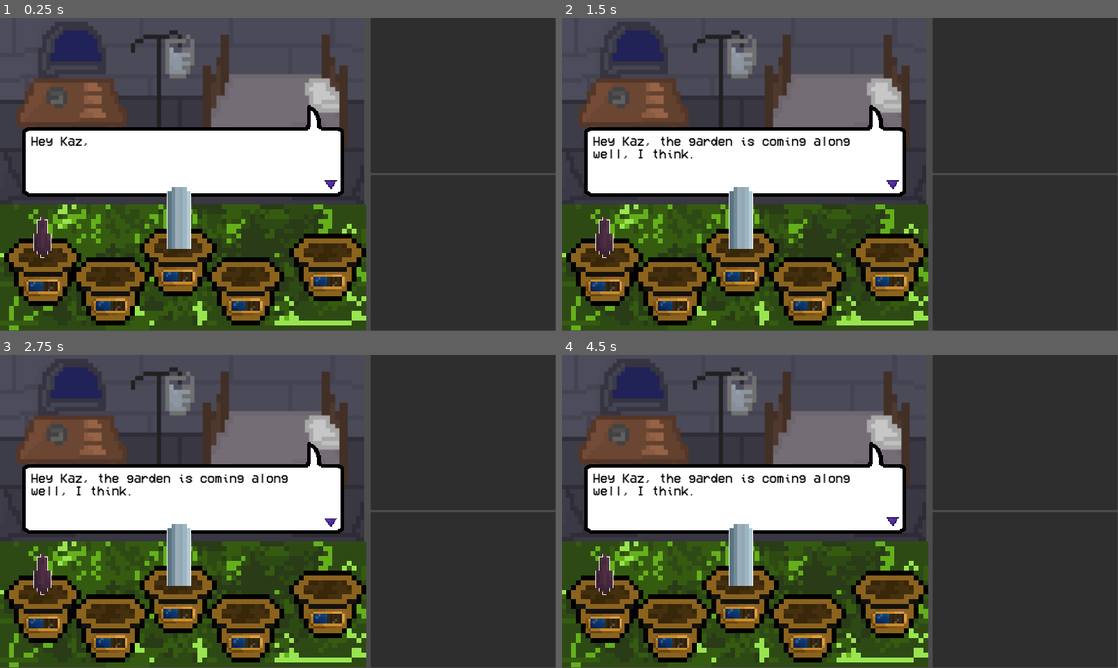
Above: before the commit, frames 1-4 (two rows, left to right).
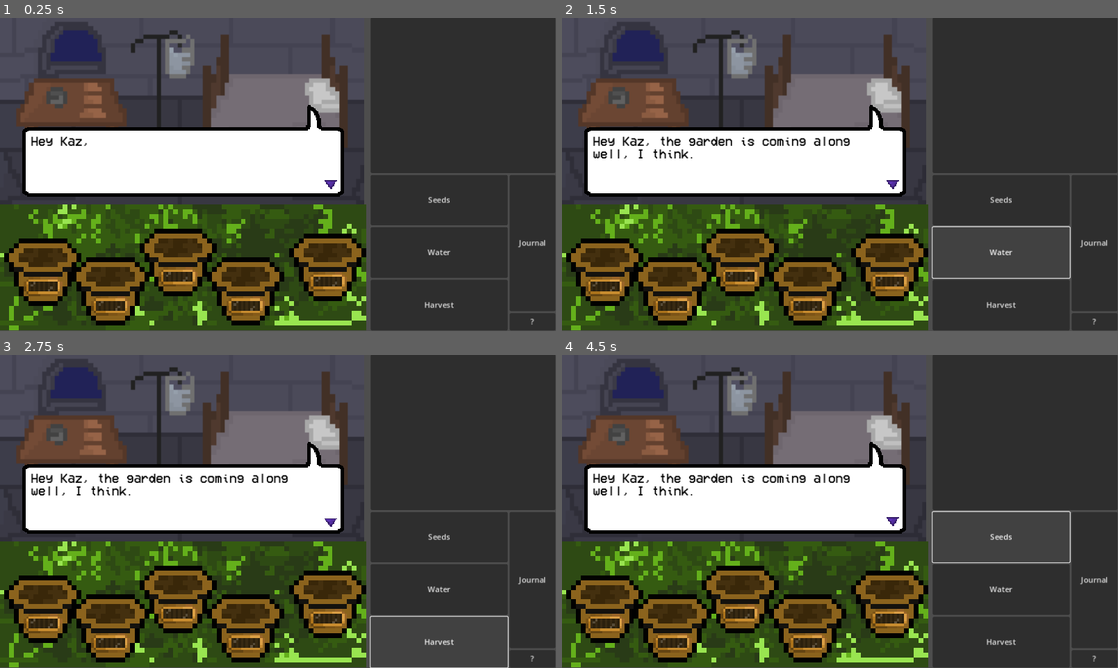
Above: after the commit, the same moments.

Repository: Chasmessian/Shadow-Alchemy
Game: Godot game, scene res://world.tscn
The game is run twice, just before and just after one commit, with the same random seed, the same clock (stepped at 60 frames per second) and the same inputs.
Inputs (mouse positions are in pixels of both pictures, inside the frame that each line leads up to):
- Up to frame 1 (0.25 s): no input
- Up to frame 2 (1.5 s): click (1001, 199) at 0.5 s, where only the run after the commit has a clickable "Seeds"; click (1001, 252) at 1.25 s, where only the run after the commit has a clickable "Water"
- Up to frame 3 (2.75 s): click (439, 642) at 2 s, where only the run after the commit has a clickable "Harvest"
- Up to frame 4 (4.5 s): click (1095, 580) at 2.75 s, where only the run after the commit has a clickable "Journal"; click (1095, 658) at 3.5 s, where only the run after the commit has a clickable "?"; click (1001, 536) at 4.25 s, where only the run after the commit has a clickable "Seeds"

The runs differ from the first frame. In frame 1, 2.2% of the frame differs, in the area x 5-100%, y 50-100%; in frame 2, 2.3%; in frame 3, 2.3%; in frame 4, 2.3%.

Commit message:
gardening done (still needs picking seeds)

Diff:
--- a/Ingredients/Base/plant.gd
+++ b/Ingredients/Base/plant.gd
@@ -2,24 +2,22 @@
 extends Node2D
 var growthStage = 0
 var totalStages = null
-var ingredient = null
-var amount = 1
-var stageProgress = 0 #fills up slowly, when hits 100, reaches next stage and needs water
-var isWatering = false
+@export var ingredient : PackedScene = null
+@export var amount = 1
 @onready var sprite = $AnimatedSprite2D
 func _ready():
 	totalStages = sprite.sprite_frames.get_frame_count("default")-1 #minus one because it is zero indexed
 
 func finishedWaterLevel(): #when stageProgress reaches 100
 	growthStage +=1
-	isWatering = false
-	if(growthStage < totalStages):
-		sprite.sprite_frames.frame += 1
+	if(growthStage <= totalStages):
+		sprite.frame += 1
+		return true
+	else:
+		queue_free()
+		return false
 
 func harvest():
 	if(growthStage == totalStages):
 		Inventory.add(ingredient, amount)
 	queue_free()
-func startWater():
-	if(isWatering):
-		return false
--- a/Ingredients/Base/plant.tscn
+++ b/Ingredients/Base/plant.tscn
@@ -20,4 +20,3 @@
 [node name="AnimatedSprite2D" type="AnimatedSprite2D" parent="."]
 texture_filter = 1
 material = SubResource("ShaderMaterial_aawib")
-scale = Vector2(8, 8)
--- a/Ingredients/Batwort/batwortPlant.tscn
+++ b/Ingredients/Batwort/batwortPlant.tscn
@@ -1,7 +1,8 @@
-[gd_scene load_steps=6 format=3 uid="uid://cuvrxqxqk551l"]
+[gd_scene load_steps=7 format=3 uid="uid://cuvrxqxqk551l"]
 
 [ext_resource type="PackedScene" uid="uid://b3pudbev0ul1q" path="res://Ingredients/Base/plant.tscn" id="1_t5yph"]
 [ext_resource type="Texture2D" uid="uid://bk0tgwafkw0hw" path="res://Ingredients/Batwort/batwort.png" id="2_06ua2"]
+[ext_resource type="PackedScene" uid="uid://cl7m8tj5g8x34" path="res://Ingredients/Batwort/Batwort.tscn" id="2_18wc4"]
 
 [sub_resource type="AtlasTexture" id="AtlasTexture_b3aaa"]
 atlas = ExtResource("2_06ua2")
@@ -27,6 +28,7 @@
 
 [node name="Plant" instance=ExtResource("1_t5yph")]
 material = null
+ingredient = ExtResource("2_18wc4")
 
 [node name="AnimatedSprite2D" parent="." index="0"]
 position = Vector2(-0.5, -6)
--- /dev/null
+++ b/LowerUIButtons.gd
@@ -0,0 +1,3 @@
+extends HBoxContainer
+func ChangeMode(mode):
+	Garden.mode = mode
--- /dev/null
+++ b/LowerUIButtons.tscn
@@ -0,0 +1,47 @@
+[gd_scene load_steps=2 format=3 uid="uid://b020rgq1ep5nu"]
+
+[ext_resource type="Script" path="res://LowerUIButtons.gd" id="1_gvwqw"]
+
+[node name="Lower UI" type="HBoxContainer"]
+size_flags_horizontal = 3
+size_flags_vertical = 3
+script = ExtResource("1_gvwqw")
+
+[node name="VBoxContainer" type="VBoxContainer" parent="."]
+layout_mode = 2
+size_flags_horizontal = 3
+size_flags_stretch_ratio = 3.0
+
+[node name="Seeds" type="Button" parent="VBoxContainer"]
+layout_mode = 2
+size_flags_vertical = 3
+text = "Seeds"
+
+[node name="Water" type="Button" parent="VBoxContainer"]
+layout_mode = 2
+size_flags_vertical = 3
+text = "Water"
+
+[node name="Harvest" type="Button" parent="VBoxContainer"]
+layout_mode = 2
+size_flags_vertical = 3
+text = "Harvest"
+
+[node name="VBoxContainer2" type="VBoxContainer" parent="."]
+layout_mode = 2
+size_flags_horizontal = 3
+
+[node name="Journal" type="Button" parent="VBoxContainer2"]
+layout_mode = 2
+size_flags_vertical = 3
+size_flags_stretch_ratio = 8.0
+text = "Journal"
+
+[node name="Help" type="Button" parent="VBoxContainer2"]
+layout_mode = 2
+size_flags_vertical = 3
+text = "?"
+
+[connection signal="pressed" from="VBoxContainer/Seeds" to="." method="ChangeMode" binds= ["plant"]]
+[connection signal="pressed" from="VBoxContainer/Water" to="." method="ChangeMode" binds= ["water"]]
+[connection signal="pressed" from="VBoxContainer/Harvest" to="." method="ChangeMode" binds= ["harvest"]]
--- a/UI/Garden/Garden Pot.gd
+++ b/UI/Garden/Garden Pot.gd
@@ -1,2 +1,46 @@
 extends Node2D
-@onready var water = $Waterlevel
+@onready var waterMeter = $Waterlevel
+var plant : Plant = null
+var isWatering = false
+#func _ready():
+	#growPlant(load("res://Ingredients/blood rose/blood_rose_plant.tscn"))
+
+func growPlant(plantToGrow):
+	if(plant==null):
+		var newPlant = plantToGrow.instantiate()
+		add_child(newPlant)
+		plant = newPlant
+		#isWatering = true
+
+func harvest():
+	plant.harvest()
+	plant = null
+	waterMeter.value = 0
+
+func water():
+	isWatering = true
+	pass
+func _physics_process(delta):
+	if(isWatering):
+		waterMeter.value += 1
+		if(waterMeter.value==100):
+			if(plant.finishedWaterLevel()):
+				waterMeter.value = 0
+				isWatering = false
+			else:
+				plant = null
+				waterMeter.value = 0
+				isWatering = false
+
+
+func _on_area_2d_input_event(viewport, event, shape_idx):
+	if(event is InputEventMouseButton):
+		if(event.button_index == MOUSE_BUTTON_LEFT):
+			if(Garden.mode == "plant"):
+				growPlant(Garden.selectedSeed)
+			elif(Garden.mode == "water"):
+				if(plant!=null):
+					water()
+			elif(Garden.mode == "harvest"):
+				if(plant!=null):
+					harvest()
--- a/UI/Garden/Garden Pot.tscn
+++ b/UI/Garden/Garden Pot.tscn
@@ -1,7 +1,10 @@
-[gd_scene load_steps=3 format=3 uid="uid://carb0ug6jsvvw"]
+[gd_scene load_steps=4 format=3 uid="uid://carb0ug6jsvvw"]
 
 [ext_resource type="Script" path="res://UI/Garden/Garden Pot.gd" id="1_4tv1r"]
 [ext_resource type="PackedScene" uid="uid://c7tvqxyjrgfvx" path="res://Ingredients/Base/waterlevel.tscn" id="1_7wpf2"]
+
+[sub_resource type="RectangleShape2D" id="RectangleShape2D_6rnv6"]
+size = Vector2(22.2, 37)
 
 [node name="GardenPot" type="Node2D"]
 scale = Vector2(5, 5)
@@ -12,3 +15,13 @@
 offset_top = 8.0
 offset_right = 8.0
 offset_bottom = 17.0
+value = 0.0
+
+[node name="Area2D" type="Area2D" parent="."]
+
+[node name="CollisionShape2D" type="CollisionShape2D" parent="Area2D"]
+position = Vector2(0, 1.5)
+scale = Vector2(1, 1)
+shape = SubResource("RectangleShape2D_6rnv6")
+
+[connection signal="input_event" from="Area2D" to="." method="_on_area_2d_input_event"]
--- /dev/null
+++ b/UI/Garden/garden.gd
@@ -0,0 +1,8 @@
+class_name Garden
+extends Control
+var pots = []
+static var mode = "plant" #plant, water, harvest
+static var selectedSeed = load("res://Ingredients/goldweed/goldweed_plant.tscn")
+func _ready():
+	for i in range($Pots.get_child_count()):
+		pots.append($Pots.get_child(i))
--- /dev/null
+++ b/UI/Garden/garden.tscn
@@ -0,0 +1,41 @@
+[gd_scene load_steps=4 format=3 uid="uid://cp2nay63s25us"]
+
+[ext_resource type="Script" path="res://UI/Garden/garden.gd" id="1_7yt76"]
+[ext_resource type="Texture2D" uid="uid://bhjmns3fqquvh" path="res://UI/Garden/testGarden.png" id="1_8oe4q"]
+[ext_resource type="PackedScene" uid="uid://carb0ug6jsvvw" path="res://UI/Garden/Garden Pot.tscn" id="4_hfc5d"]
+
+[node name="Control" type="Control"]
+layout_mode = 3
+anchors_preset = 2
+anchor_top = 1.0
+anchor_bottom = 1.0
+offset_top = -646.0
+offset_right = 1155.0
+grow_vertical = 0
+size_flags_horizontal = 6
+size_flags_vertical = 6
+mouse_filter = 2
+script = ExtResource("1_7yt76")
+
+[node name="Background" type="Sprite2D" parent="."]
+texture_filter = 1
+position = Vector2(380, 128)
+scale = Vector2(10, 10)
+texture = ExtResource("1_8oe4q")
+
+[node name="Pots" type="Node2D" parent="."]
+
+[node name="GardenPot" parent="Pots" instance=ExtResource("4_hfc5d")]
+position = Vector2(90, 108.37)
+
+[node name="GardenPot2" parent="Pots" instance=ExtResource("4_hfc5d")]
+position = Vector2(230, 148)
+
+[node name="GardenPot3" parent="Pots" instance=ExtResource("4_hfc5d")]
+position = Vector2(370, 88)
+
+[node name="GardenPot4" parent="Pots" instance=ExtResource("4_hfc5d")]
+position = Vector2(510, 148)
+
+[node name="GardenPot5" parent="Pots" instance=ExtResource("4_hfc5d")]
+position = Vector2(680, 98)
--- a/UI/MainScene/Dialogue/speech_bubble.gd
+++ b/UI/MainScene/Dialogue/speech_bubble.gd
@@ -4,3 +4,20 @@
 
 func _process(_delta):
 	speech_icon.play("bob")
+
+func _on_viewport_click_field_input_event(_viewport, event, _shape_idx):
+	if event is InputEventMouseButton:
+		if event.button_index == MOUSE_BUTTON_LEFT or event.button_index == MOUSE_BUTTON_RIGHT:
+			if event.pressed:
+				if get_node("Dialogue"):
+					get_node("Dialogue").clicked()
+				else:
+					pass
+
+func _on_dialogue_ending_dialogue():
+	$"../Viewport Area2D".hide()
+	hide()
+
+func _on_dialogue_starting_dialogue():
+	$"../Viewport Area2D".show()
+	show()
--- a/UI/MainScene/Dialogue/speech_bubble.tscn
+++ b/UI/MainScene/Dialogue/speech_bubble.tscn
@@ -48,3 +48,6 @@
 sprite_frames = SubResource("SpriteFrames_m1lwt")
 animation = &"bob"
 frame_progress = 0.690565
+
+[connection signal="ending_dialogue" from="Dialogue" to="." method="_on_dialogue_ending_dialogue"]
+[connection signal="starting_dialogue" from="Dialogue" to="." method="_on_dialogue_starting_dialogue"]
--- a/garden.gd
+++ /dev/null
@@ -1,5 +0,0 @@
-extends Node2D
-var pots = []
-func _ready():
-	for i in range($Pots.get_child_count()):
-		pots.append($Pots.get_child(i))
--- a/garden.tscn
+++ /dev/null
@@ -1,49 +0,0 @@
-[gd_scene load_steps=6 format=3 uid="uid://cp2nay63s25us"]
-
-[ext_resource type="Script" path="res://garden.gd" id="1_7yt76"]
-[ext_resource type="Texture2D" uid="uid://bhjmns3fqquvh" path="res://testGarden.png" id="1_8oe4q"]
-[ext_resource type="PackedScene" uid="uid://cuvrxqxqk551l" path="res://Ingredients/Batwort/batwortPlant.tscn" id="2_0oj8i"]
-[ext_resource type="PackedScene" uid="uid://bdad6mo50x0jg" path="res://Ingredients/Iron/iron_plant.tscn" id="4_7fnki"]
-[ext_resource type="PackedScene" uid="uid://carb0ug6jsvvw" path="res://UI/Garden/Garden Pot.tscn" id="4_hfc5d"]
-
-[node name="Control" type="Control"]
-layout_mode = 3
-anchors_preset = 2
-anchor_top = 1.0
-anchor_bottom = 1.0
-offset_top = -646.0
-offset_right = 1155.0
-grow_vertical = 0
-size_flags_horizontal = 6
-size_flags_vertical = 6
-script = ExtResource("1_7yt76")
-
-[node name="Background" type="Sprite2D" parent="."]
-texture_filter = 1
-position = Vector2(380, 128)
-scale = Vector2(10, 10)
-texture = ExtResource("1_8oe4q")
-
-[node name="Plant" parent="." instance=ExtResource("2_0oj8i")]
-position = Vector2(89, 108)
-scale = Vector2(7, 7)
-
-[node name="Iron plant" parent="." instance=ExtResource("4_7fnki")]
-position = Vector2(372, 34)
-
-[node name="Pots" type="Node2D" parent="."]
-
-[node name="GardenPot" parent="Pots" instance=ExtResource("4_hfc5d")]
-position = Vector2(90, 108.37)
-
-[node name="GardenPot2" parent="Pots" instance=ExtResource("4_hfc5d")]
-position = Vector2(230, 148)
-
-[node name="GardenPot3" parent="Pots" instance=ExtResource("4_hfc5d")]
-position = Vector2(370, 88)
-
-[node name="GardenPot4" parent="Pots" instance=ExtResource("4_hfc5d")]
-position = Vector2(510, 148)
-
-[node name="GardenPot5" parent="Pots" instance=ExtResource("4_hfc5d")]
-position = Vector2(680, 98)
--- a/viewport.tscn
+++ b/viewport.tscn
@@ -1,7 +1,10 @@
-[gd_scene load_steps=3 format=3 uid="uid://5edxrxt3wkbv"]
+[gd_scene load_steps=4 format=3 uid="uid://5edxrxt3wkbv"]
 
 [ext_resource type="Texture2D" uid="uid://bm1qbsf35h4yt" path="res://UI/MainScene/castle_background_4x.png" id="1_1lo13"]
 [ext_resource type="PackedScene" uid="uid://tdosqb38s672" path="res://UI/MainScene/Dialogue/speech_bubble.tscn" id="2_8woju"]
+
+[sub_resource type="RectangleShape2D" id="RectangleShape2D_3m8lg"]
+size = Vector2(748, 387.5)
 
 [node name="Viewport" type="Control"]
 layout_mode = 3
@@ -26,3 +29,11 @@
 offset_right = -399.0
 offset_bottom = -261.0
 mouse_filter = 2
+
+[node name="Viewport Area2D" type="Area2D" parent="."]
+
+[node name="CollisionShape2D" type="CollisionShape2D" parent="Viewport Area2D"]
+position = Vector2(378, 198.25)
+shape = SubResource("RectangleShape2D_3m8lg")
+
+[connection signal="input_event" from="Viewport Area2D" to="Speech Bubble" method="_on_viewport_click_field_input_event"]
--- a/world.tscn
+++ b/world.tscn
@@ -1,7 +1,8 @@
-[gd_scene load_steps=3 format=3 uid="uid://uc4kphg4jjyt"]
+[gd_scene load_steps=4 format=3 uid="uid://uc4kphg4jjyt"]
 
-[ext_resource type="PackedScene" uid="uid://cp2nay63s25us" path="res://garden.tscn" id="1_3fwft"]
+[ext_resource type="PackedScene" uid="uid://cp2nay63s25us" path="res://UI/Garden/garden.tscn" id="1_3fwft"]
 [ext_resource type="PackedScene" uid="uid://5edxrxt3wkbv" path="res://viewport.tscn" id="2_x118v"]
+[ext_resource type="PackedScene" uid="uid://b020rgq1ep5nu" path="res://LowerUIButtons.tscn" id="3_cupsl"]
 
 [node name="World" type="Node2D"]
 position = Vector2(-1, -1)
@@ -32,6 +33,5 @@
 layout_mode = 2
 size_flags_vertical = 3
 
-[node name="Panel2" type="Panel" parent="HBoxContainer/VBoxContainer2"]
+[node name="Lower UI Buttons" parent="HBoxContainer/VBoxContainer2" instance=ExtResource("3_cupsl")]
 layout_mode = 2
-size_flags_vertical = 3
Renamed: Garden.png -> UI/Garden/Garden.png
Not shown, changed: UI/Garden/Garden.png.import
Renamed: testGarden.png -> UI/Garden/testGarden.png
Not shown, changed: UI/Garden/testGarden.png.import
Not shown, added: garD0E5.tmp
